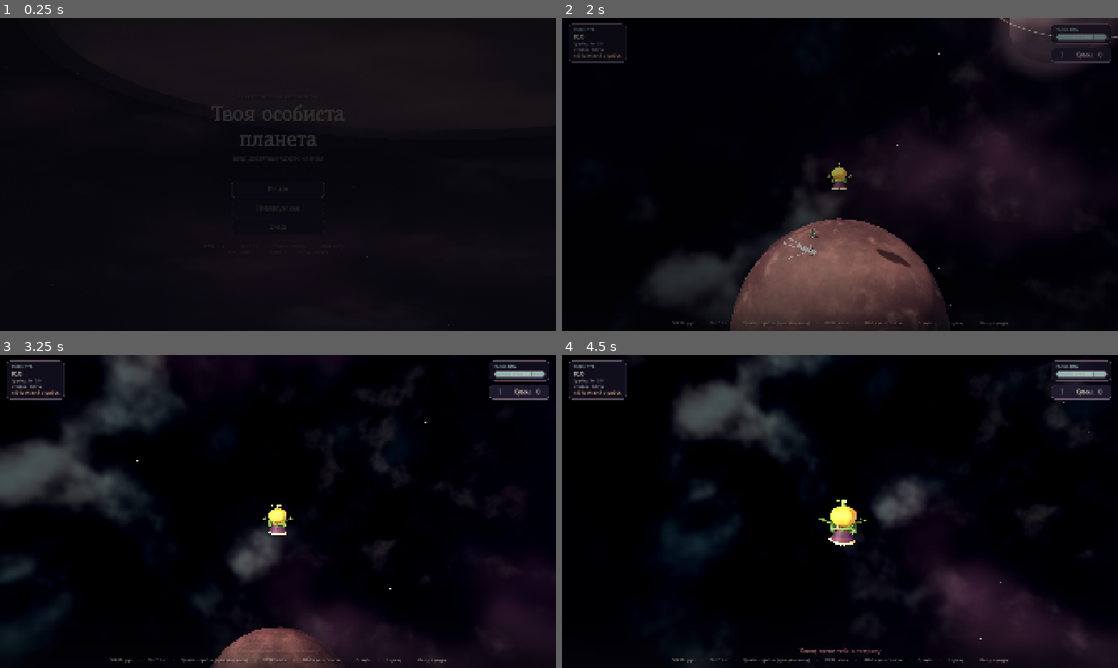
Above: before the commit, frames 1-4 (two rows, left to right).
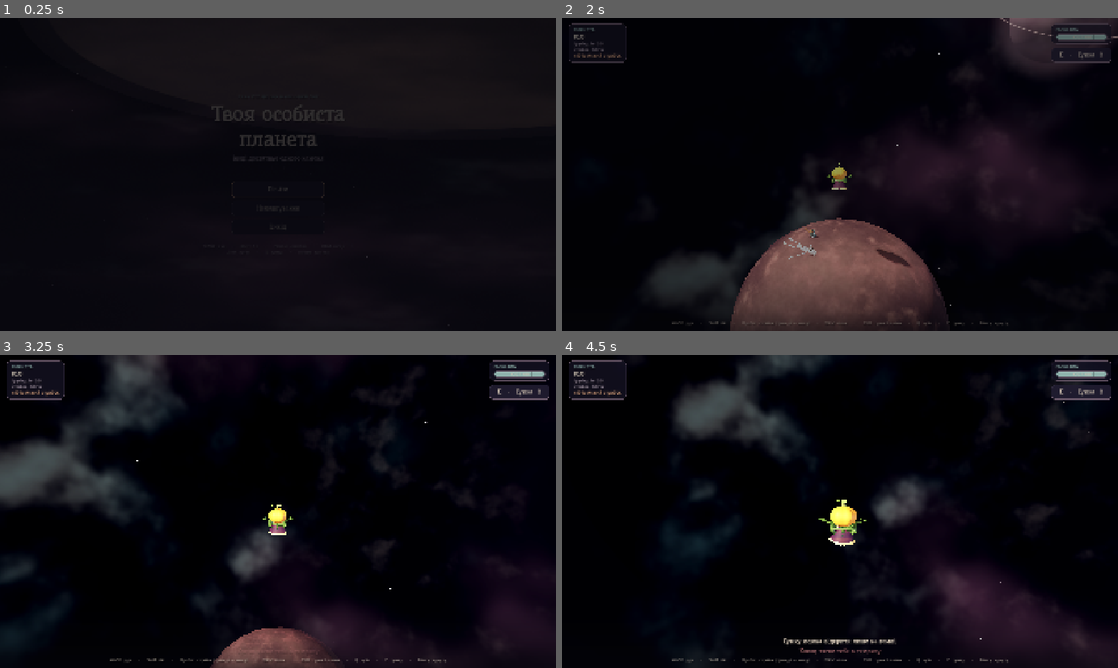
Above: after the commit, the same moments.

Repository: krabikdev/your-personal-planet
Game: Godot game, scene res://ui/main_menu.tscn
The game is run twice, just before and just after one commit, with the same random seed, the same clock (stepped at 60 frames per second) and the same inputs. Sound files missing from this copy of the repository are replaced by a short silence.
Inputs (mouse positions are in pixels of both pictures, inside the frame that each line leads up to):
- Up to frame 1 (0.25 s): no input
- Up to frame 2 (2 s): tap Enter at 0.5 s; move the mouse to (962, 158) at 0.52 s; press the mouse at (962, 158) at 0.53 s; hold D (move_right) 0.53-1.28 s; tap Space (jump) at 0.77, 1.07, 1.52, 1.82 s; move the mouse to (812, 174) at 1.27 s; release the mouse at (812, 174) at 1.28 s; hold W (move_forward) from 1.28 s (still down); tap Shift (run) at 1.35 s
- Up to frame 3 (3.25 s): keep holding W (move_forward); move the mouse to (289, 505) at 2.02 s; hold Q (sky_view) 2.03-2.78 s; move the mouse to (272, 517) at 2.77 s; right-click (272, 517) at 2.85 s; click (272, 517) at 2.92 s; tap Space (jump) at 3.02 s
- Up to frame 4 (4.5 s): keep holding W (move_forward); tap Space (jump) at 3.32, 3.77, 4.07 s; move the mouse to (878, 514) at 3.52 s; hold = (zoom_in) 3.53-4.28 s; tap E (inventory, bound only after the commit) at 4.15 s; move the mouse to (795, 508) at 4.27 s; tap - (zoom_out) at 4.35 s

The runs differ from the first frame. In frame 2, 0.1% of the frame differs, in the area x 19-98%, y 10-99%; in frame 3, 0.2%; in frame 4, 0.5%.

Commit message:
feat: open the bag with E instead of I

Diff:
--- a/project.godot
+++ b/project.godot
@@ -89,7 +89,7 @@
 }
 inventory={
 "deadzone": 0.2,
-"events": Array[InputEventKey]([Object(InputEventKey,"resour …(161 unchanged characters)… d":false,"keycode":0,"physical_keycode":73,"key_label":0,"unicode":0,"location":0,"echo":false,"script":null)
+"events": Array[InputEventKey]([Object(InputEventKey,"resour …(161 unchanged characters)… d":false,"keycode":0,"physical_keycode":69,"key_label":0,"unicode":0,"location":0,"echo":false,"script":null)
 ])
 }
 pause={
--- a/scripts/game/game.gd
+++ b/scripts/game/game.gd
@@ -467,7 +467,7 @@
 	_model.add(stone)
 	_hud.set_inventory_count(_model.size())
 	_hud.show_toast(
-		"%s у сумці · %.1f ×  (I — відкрити)" % [stone.display_name(), size_factor],
+		"%s у сумці · %.1f ×  (E — відкрити)" % [stone.display_name(), size_factor],
 		stone.accent_color(),
 		3.4
 	)
--- a/scripts/ui/game_hud.gd
+++ b/scripts/ui/game_hud.gd
@@ -49,7 +49,7 @@
 
 
 func set_inventory_count(count: int) -> void:
-	_inventory_button.text = "I   ·   Сумка  %d" % count
+	_inventory_button.text = "E   ·   Сумка  %d" % count
 
 
 ## The can's own gauge: it is hidden until the boy has actually found the can.
@@ -122,6 +122,6 @@
 func _populate_controls() -> void:
 	_controls_label.text = (
 		"WASD  рух     ·     Shift  біг     ·     Пробіл  стрибок (тримай — вище)     ·     "
-		+ "ПКМ  кілок     ·     ЛКМ  сачок / полив     ·     Q  небо     ·     I  сумка"
+		+ "ПКМ  кілок     ·     ЛКМ  сачок / полив     ·     Q  небо     ·     E  сумка"
 		+ "     ·     Миша  камера"
 	)
--- a/tests/test_game_scene.gd
+++ b/tests/test_game_scene.gd
@@ -444,6 +444,34 @@
 			if key.physical_keycode == KEY_Q:
 				found = true
 	assert_true(found, "holding Q should lift the camera to the sky")
+
+
+func test_the_bag_action_is_mapped_to_e() -> void:
+	var on_e: bool = false
+	var on_i: bool = false
+	for event: InputEvent in InputMap.action_get_events("inventory"):
+		if event is InputEventKey:
+			var key := event as InputEventKey
+			if key.physical_keycode == KEY_E:
+				on_e = true
+			if key.physical_keycode == KEY_I:
+				on_i = true
+	assert_true(on_e, "pressing E should open the bag")
+	assert_false(on_i, "I is no longer the bag key")
+
+
+func test_the_hud_names_e_as_the_bag_key() -> void:
+	var scene: PackedScene = load(GAME_PATH) as PackedScene
+	var game: Game = scene.instantiate() as Game
+	add_child_autofree(game)
+	await wait_process_frames(1)
+
+	var button: Button = game._hud.get_node("%InventoryButton") as Button
+	var controls: Label = game._hud.get_node("%ControlsLabel") as Label
+	assert_string_contains(button.text, "E")
+	assert_false(button.text.contains("I"), "the button must not advertise the old key")
+	assert_string_contains(controls.text, "E  сумка")
+	assert_false(controls.text.contains("I  сумка"), "the hint follows the new key")
 
 
 func test_holding_q_looks_along_the_duke_gaze_from_his_head() -> void:
--- a/ui/game_hud.tscn
+++ b/ui/game_hud.tscn
@@ -212,7 +212,7 @@
 mouse_filter = 2
 theme_type_variation = &"SmallLabel"
 theme_override_colors/font_color = Color(0.95, 0.9, 0.82, 0.85)
-text = "WASD  рух     ·     Shift  біг     ·     Пробіл  стрибок     ·     ПКМ  кілок     ·     ЛКМ  сачок     ·     Q  небо     ·     I  сумка"
+text = "WASD  рух     ·     Shift  біг     ·     Пробіл  стрибок     ·     ПКМ  кілок     ·     ЛКМ  сачок     ·     Q  небо     ·     E  сумка"
 horizontal_alignment = 1
 autowrap_mode = 3
 
@@ -279,5 +279,5 @@
 layout_mode = 2
 mouse_filter = 2
 theme_type_variation = &"AccentLabel"
-text = "WASD  рух     ·     Пробіл (тримай — вище)  стрибок     ·     I  сумка"
-horizontal_alignment = 1
+text = "WASD  рух     ·     Пробіл (тримай — вище)  стрибок     ·     E  сумка"
+horizontal_alignment = 1
--- a/ui/main_menu.tscn
+++ b/ui/main_menu.tscn
@@ -109,7 +109,7 @@
 [node name="Footer" type="Label" parent="MarginContainer/VBoxContainer" unique_id=1516722843]
 layout_mode = 2
 theme_type_variation = &"SmallLabel"
-text = "WASD  рух     ·     Shift  біг     ·     Пробіл  стрибок     ·     ПКМ  кілок     ·     ЛКМ  сачок     ·     I  сумка     ·     Мишка  камера"
+text = "WASD  рух     ·     Shift  біг     ·     Пробіл  стрибок     ·     ПКМ  кілок     ·     ЛКМ  сачок     ·     E  сумка     ·     Мишка  камера"
 horizontal_alignment = 1
 autowrap_mode = 3
 
--- a/ui/settings_panel.tscn
+++ b/ui/settings_panel.tscn
@@ -132,7 +132,7 @@
 theme_type_variation = &"SmallLabel"
 text = "WASD — рух     ·     Shift — біг     ·     Пробіл — стрибок
 ПКМ — забити кілок, повторне натискання — зняти його     ·     ЛКМ — замахнутися сачком
-I — сумка     ·     рухай мишкою — поворот камери"
+E — сумка     ·     рухай мишкою — поворот камери"
 autowrap_mode = 3
 
 [node name="BackButton" type="Button" parent="Overlay/Margin/Center/Panel/PanelMargin/VBox"]
